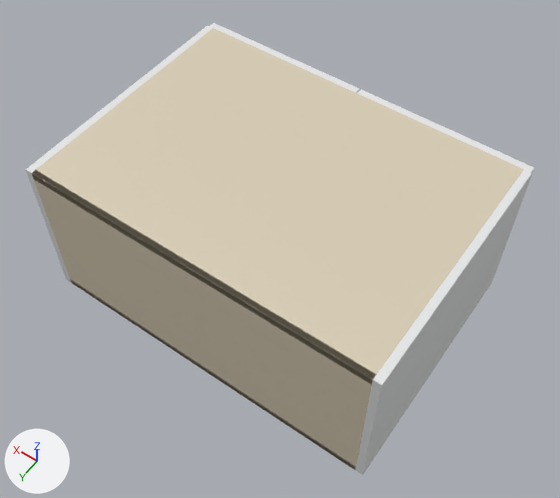
The glTF model storefront/public/cabinet-inventory/models/oppein-ply-ssw-w331524.glb, before and after one commit.
Before and after are seen from a camera (50 mm lens) standing at (-0.217, 0.592, 1.52) and looking at (0.4, -0.272, 0.162). Every picture has the same lights, and +X, +Y and +Z are marked at lower left. The first picture is the older version. Where no turn or scale is listed for an object, it has been applied to the vertices.

The scene before the commit, as lines of its bpy script (objects in view):
```python
me_cube_001 = bpy.data.meshes.new('Cube.001')
me_cube_001.from_pydata(...)  # 56 vertices, 108 faces; spans x -0.009..0.009, y -0.293..0.293, z -0.191..0.191
me_cube_001.materials.append(mat_supplier_finish___white_slim_shaker)  # white #eaebec
me_cube_002 = bpy.data.meshes.new('Cube.002')
me_cube_002.from_pydata(...)  # 56 vertices, 108 faces; spans x -0.401..0.401, y -0.006..0.006, z -0.191..0.191
me_cube_002.materials.append(mat_cabinet_interior___visual_interpretation)  # beige #daceb6
me_cube_003 = bpy.data.meshes.new('Cube.003')
me_cube_003.from_pydata(...)  # 56 vertices, 108 faces; spans x -0.401..0.401, y -0.293..0.293, z -0.009..0.009
me_cube_003.materials.append(mat_cabinet_interior___visual_interpretation)  # beige #daceb6
me_cube_004 = bpy.data.meshes.new('Cube.004')
me_cube_004.from_pydata(...)  # 56 vertices, 108 faces; spans x -0.401..0.401, y -0.293..0.293, z -0.009..0.009
me_cube_004.materials.append(mat_cabinet_interior___visual_interpretation)  # beige #daceb6
ob_cabinet_back = bpy.data.objects.new('Cabinet back', me_cube_002)
ob_cabinet_back.location = (0.419, -0.006, 0.191)
ob_cabinet_bottom = bpy.data.objects.new('Cabinet bottom', me_cube_003)
ob_cabinet_bottom.location = (0.419, -0.293, 0.009)
ob_cabinet_side_001 = bpy.data.objects.new('Cabinet side.001', me_cube_001)
ob_cabinet_side_001.location = (0.829, -0.293, 0.191)
ob_cabinet_top = bpy.data.objects.new('Cabinet top', me_cube_004)
ob_cabinet_top.location = (0.419, -0.293, 0.372)
# also in view: 'Cabinet side' at (0.009, -0.293, 0.191); 'Door.001' at (0.628, -0.596, 0.19); 'Door' at (0.21, -0.596, 0.19)
```
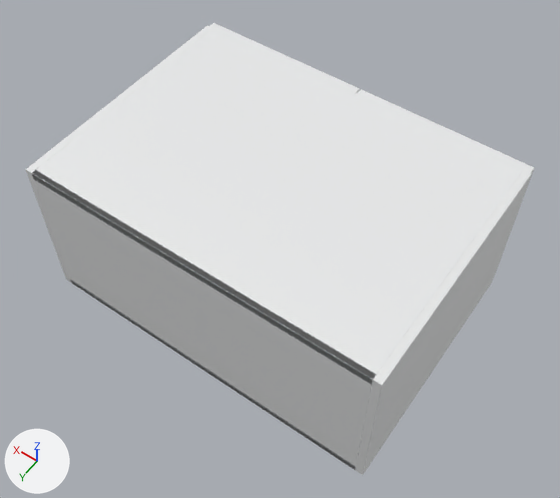
The change in detail:
Material 'White cabinet carcass' (mat_white_cabinet_carcass) is new.
Its base color is (0.82, 0.83, 0.835) (white #eaebec).
Its roughness is 0.48.
me_cube_002 has 56 vertices, 108 faces and spans x -0.401..0.401, y -0.006..0.006, z -0.191..0.191.
me_cube_002 no longer uses material mat_cabinet_interior___visual_interpretation (beige #daceb6).
me_cube_002 gains material mat_white_cabinet_carcass (white #eaebec).
me_cube_003 has 56 vertices, 108 faces and spans x -0.401..0.401, y -0.293..0.293, z -0.009..0.009.
me_cube_003 no longer uses material mat_cabinet_interior___visual_interpretation (beige #daceb6).
me_cube_003 gains material mat_white_cabinet_carcass (white #eaebec).
me_cube_004 has 56 vertices, 108 faces and spans x -0.401..0.401, y -0.293..0.293, z -0.009..0.009.
me_cube_004 no longer uses material mat_cabinet_interior___visual_interpretation (beige #daceb6).
me_cube_004 gains material mat_white_cabinet_carcass (white #eaebec).

Where the change shows, as pixel boxes [x1, y1, x2, y2] in the pictures (560 x 498 px):
'Cabinet top', recoloured (beige to white)
    both: [32, 28, 524, 384]
'Cabinet back', recoloured (beige to white)
    both: [32, 170, 376, 470]
'Cabinet bottom', recoloured
    both: [71, 280, 356, 469]
